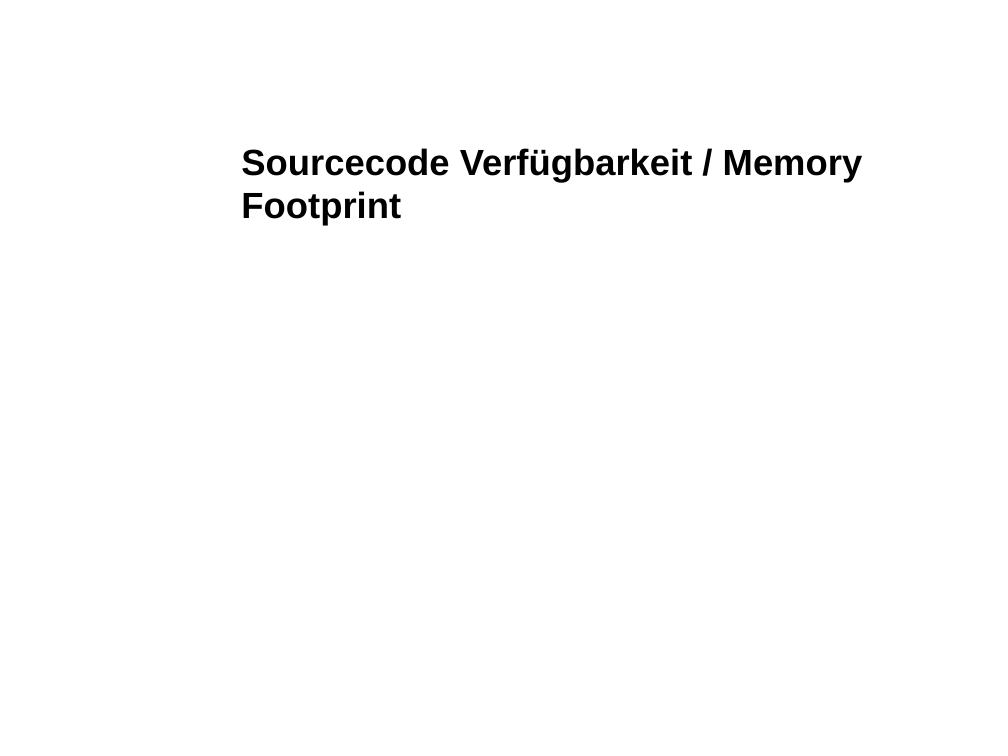
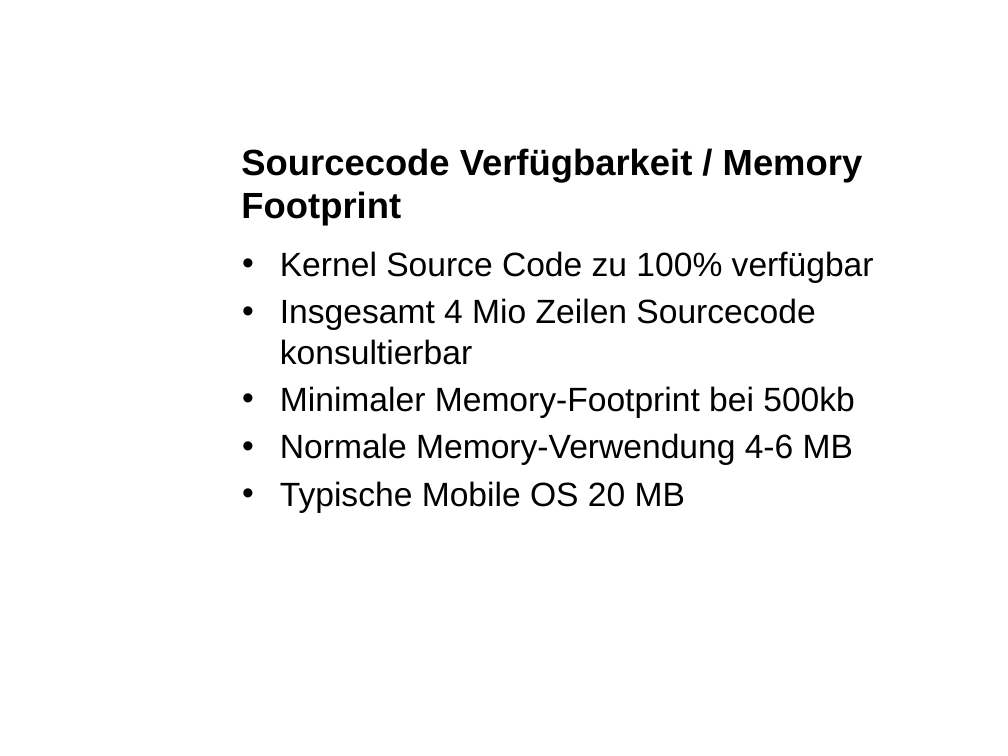
Before and after one commit to eojthejudge/softwaredesigndocs, a slide deck: slide 13 of Portieren/Marktuebersicht_Windows_Embedded.ppt. Drawn at 1008x756 pixels with LibreOffice and Linux fonts; fonts in the diff are those of the drawing; background and template pictures are left out. Boxes give left, top, right and bottom in pixels: in the first picture for what was removed or moved away, otherwise in the second. Text is boxed around its words. In the diff, an @@ line names an element or a change of style, - is before the commit and + after.

```diff
--- a/Portieren/Marktuebersicht_Windows_Embedded.ppt
+++ b/Portieren/Marktuebersicht_Windows_Embedded.ppt
@@ text added at bbox=[280, 251, 874, 513], 24 pt, text #000000 @@
+• Kernel Source Code zu 100% verfügbar
+• Insgesamt 4 Mio Zeilen Sourcecode konsultierbar
+• Minimaler Memory-Footprint bei 500kb
+• Normale Memory-Verwendung 4-6 MB
+• Typische Mobile OS 20 MB
```
Also in this commit, not shown: 7 other slides changed, 4 slides added, 4 slides removed, 1 other file.
